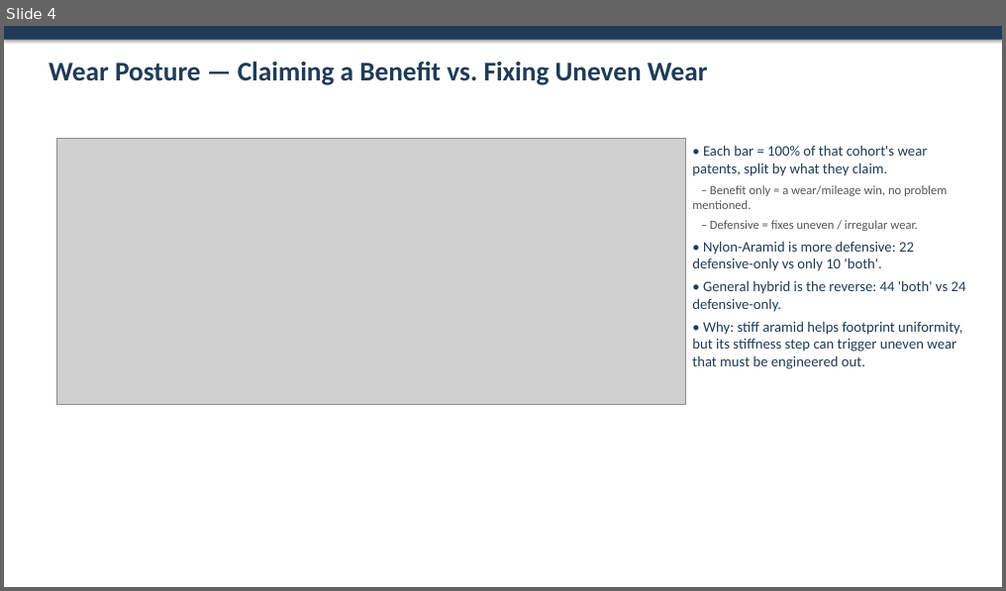
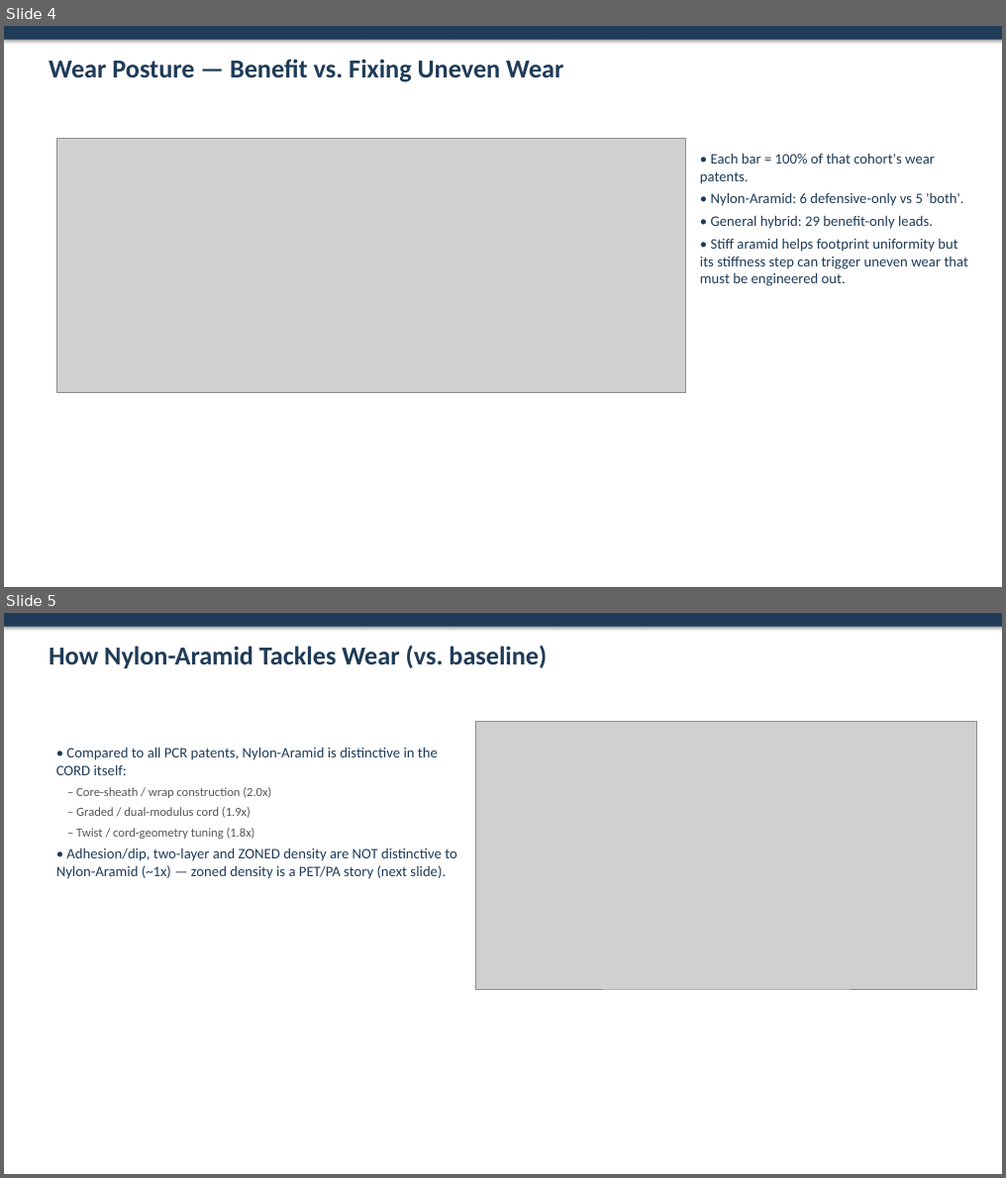
Before and after one commit to sreeharshahr09-gif/Sri, a slide deck: reports/Hybrid_Cord_Wear_Analysis.pptx. Shown one above the other, each under a label of ours: slide 4 before the commit, slides 4 and 5 after it. The pictures are 1006x591 and 1006x1178 pixels, drawn with LibreOffice and Linux fonts; fonts in the diff are those of the drawing; grey boxes stand for pictures. Boxes give left, top, right and bottom in pixels: in the first picture for what was removed or moved away, otherwise in the second. Text is boxed around its words. In the diff, an @@ line names an element or a change of style, - is before the commit and + after.

```diff
--- a/reports/Hybrid_Cord_Wear_Analysis.pptx
+++ b/reports/Hybrid_Cord_Wear_Analysis.pptx
@@ slide 5 added at bbox=[4, 613, 1002, 1174], background #FFFFFF @@
@@ rectangle added at bbox=[4, 613, 1002, 627], fill #1F3B57 @@
@@ text added at bbox=[49, 645, 547, 668], 25 pt, text #1F3B57, bold @@
+How Nylon-Aramid Tackles Wear (vs. baseline)
@@ picture added at bbox=[475, 722, 977, 989] @@
@@ text added at bbox=[56, 747, 457, 879], 14 pt, text #1F3B57 @@
+• Compared to all PCR patents, Nylon-Aramid is distinctive in the CORD itself:
+– Core-sheath / wrap construction (2.0x)
+– Graded / dual-modulus cord (1.9x)
+– Twist / cord-geometry tuning (1.8x)
+• Adhesion/dip, two-layer and ZONED density are NOT distinctive to Nylon-Aramid (~1x) — zoned density is a PET/PA story (next slide).
@@ slide 4 changed as well @@
@@ text at bbox=[49, 59, 563, 82]: text changed; size 26 to 25 pt @@
-Wear Posture — Claiming a Benefit vs. Fixing Uneven Wear
+Wear Posture — Benefit vs. Fixing Uneven Wear
@@ picture: place and size @@
-picture at bbox=[56, 138, 685, 405]
+picture at bbox=[56, 138, 685, 392]
@@ text at bbox=[700, 153, 968, 286]: text changed @@
-• Each bar = 100% of that cohort's wear patents, split by what they claim.
-– Benefit only = a wear/mileage win, no problem mentioned.
-– Defensive = fixes uneven / irregular wear.
-• Nylon-Aramid is more defensive: 22 defensive-only vs only 10 'both'.
-• General hybrid is the reverse: 44 'both' vs 24 defensive-only.
-• Why: stiff aramid helps footprint uniformity, but its stiffness step can trigger uneven wear that must be engineered out.
+• Each bar = 100% of that cohort's wear patents.
+• Nylon-Aramid: 6 defensive-only vs 5 'both'.
+• General hybrid: 29 benefit-only leads.
+• Stiff aramid helps footprint uniformity but its stiffness step can trigger uneven wear that must be engineered out.
```
Also in this commit, not shown: 6 other slides changed, 2 other slides added, 4 slides removed, 14 other files.
